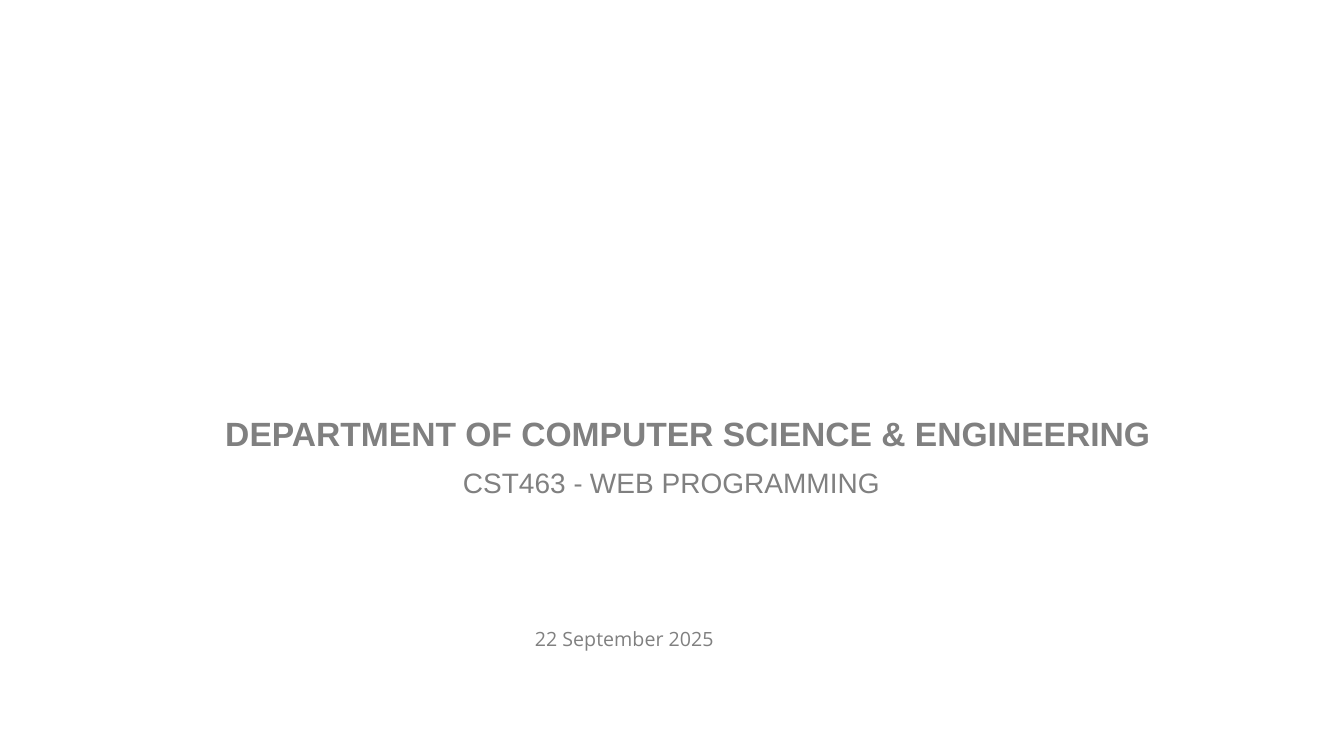
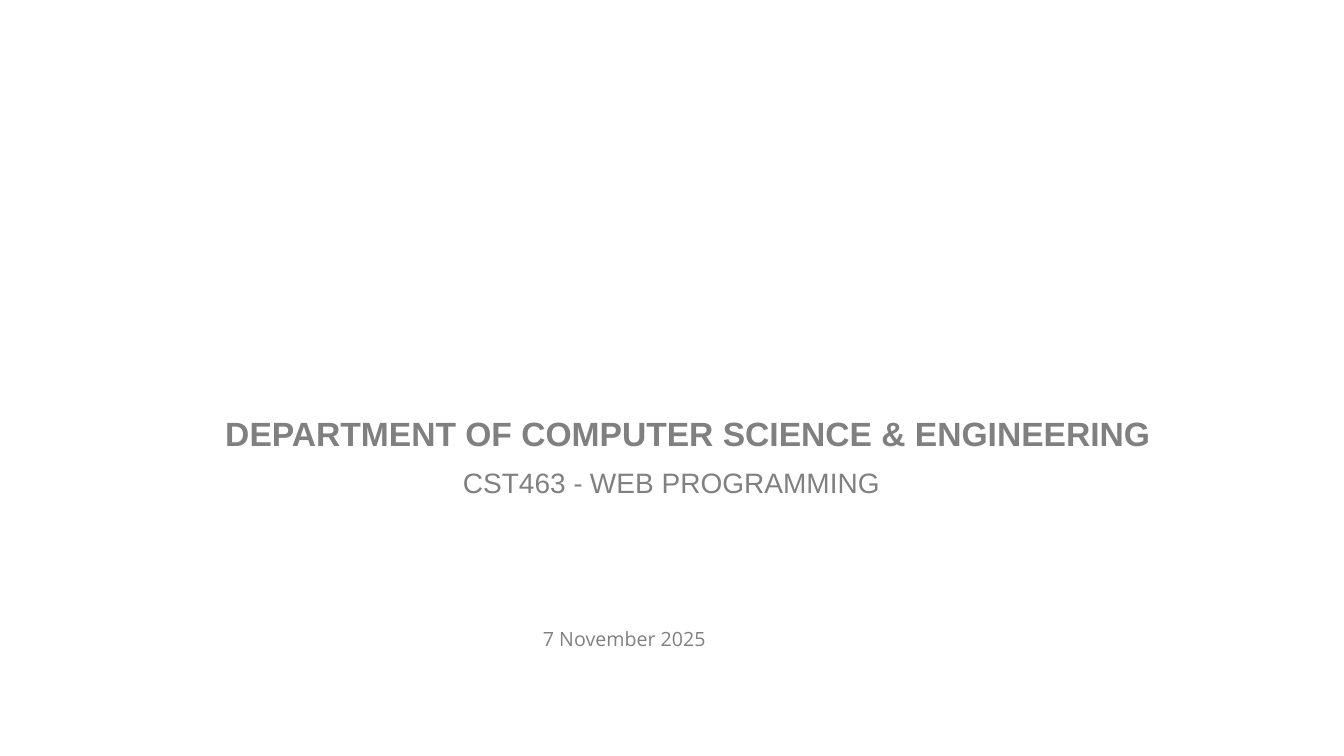
Before and after one commit to sj-minRva/Web-Dev, a slide deck: slide 1 of Notes/wt-m5-24.pptx. Drawn at 1344x756 pixels with LibreOffice and Linux fonts; fonts in the diff are those of the drawing. Boxes give left, top, right and bottom in pixels: in the first picture for what was removed or moved away, otherwise in the second. Text is boxed around its words. In the diff, an @@ line names an element or a change of style, - is before the commit and + after.

```diff
--- a/Notes/wt-m5-24.pptx
+++ b/Notes/wt-m5-24.pptx
@@ text at (543,631,706,646): text changed @@
-22 September 2025
+7 November 2025
```
Also in this commit, not shown: 3 other slides changed, 2 other files.
